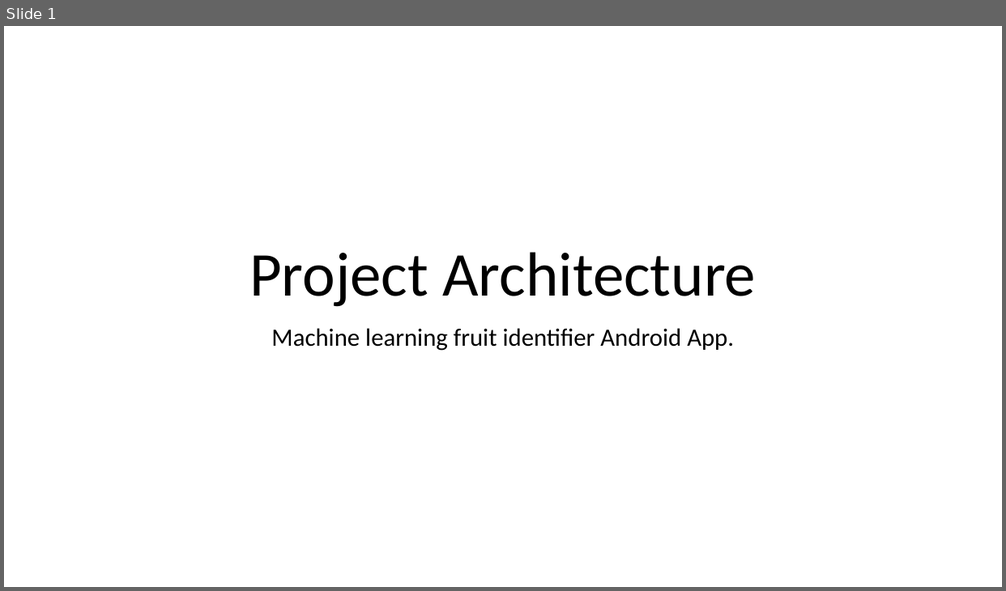
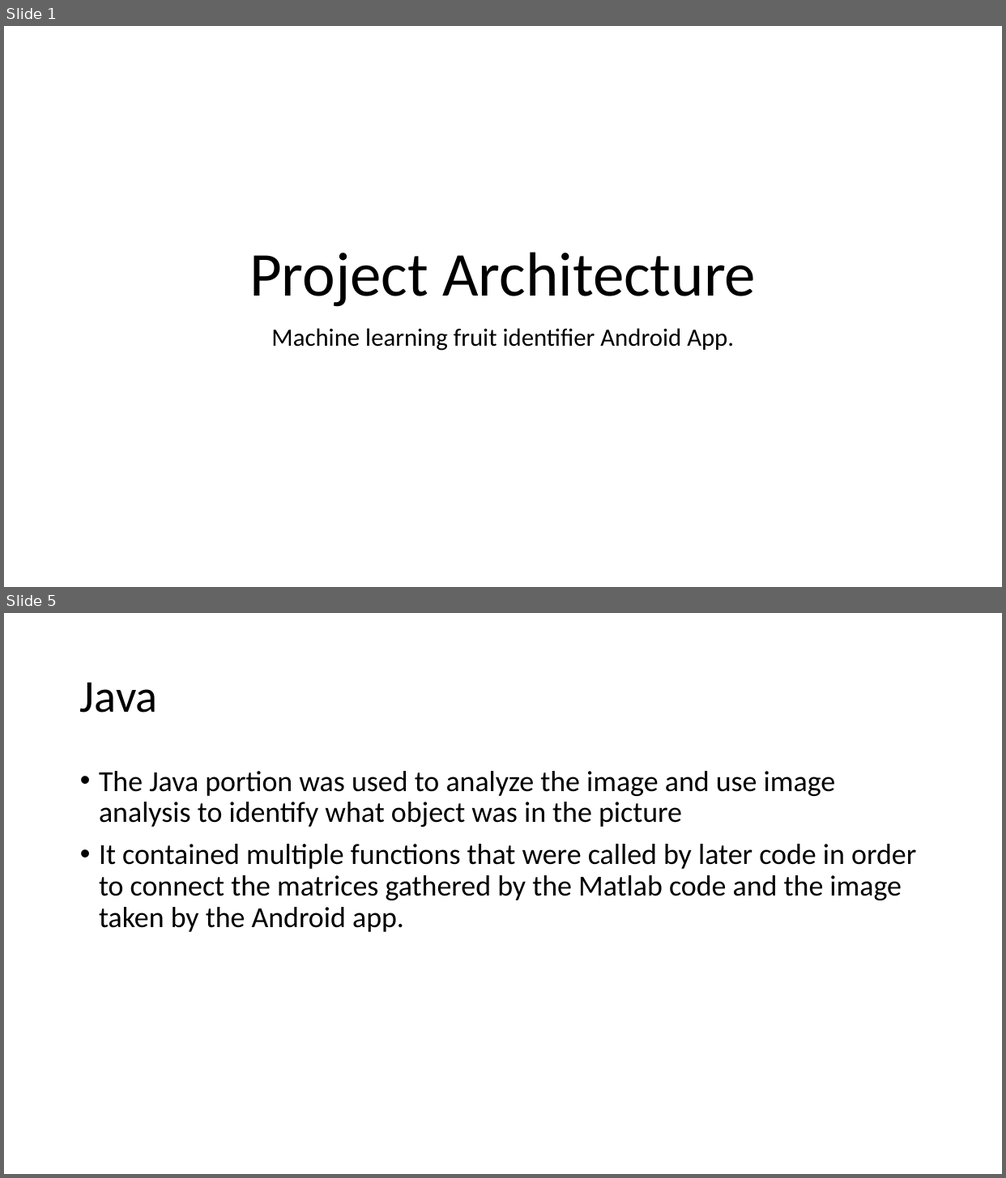
Before and after one commit to skakigi/EC327CameraVision, a slide deck: ProjectArchitecture.pptx. Shown one above the other, each under a label of ours: slide 1 before the commit, slides 1 and 5 after it; the slides between them are not shown. The pictures are 1006x591 and 1006x1178 pixels, drawn with LibreOffice and Linux fonts; fonts in the diff are those of the drawing. Boxes give left, top, right and bottom in pixels: in the first picture for what was removed or moved away, otherwise in the second. Text is boxed around its words. In the diff, an @@ line names an element or a change of style, - is before the commit and + after.

```diff
--- a/ProjectArchitecture.pptx
+++ b/ProjectArchitecture.pptx
@@ slide 5 added at (4, 613, 1002, 1174), background #FFFFFF @@
@@ title added at (80, 682, 158, 713), 44 pt, text #000000 @@
+Java
@@ text added at (99, 771, 916, 932), 28 pt, text #000000 @@
+• The Java portion was used to analyze the image and use image analysis to identify what object was in the picture
+• It contained multiple functions that were called by later code in order to connect the matrices gathered by the Matlab code and the image taken by the Android app.
```
Also in this commit, not shown: 2 slides changed, 5 other slides added, 2 slides removed.
